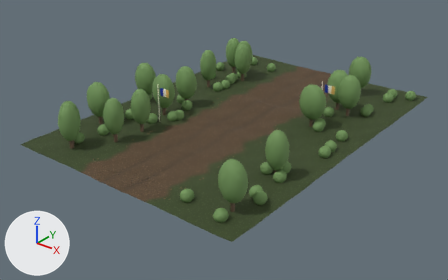
An edit to the glTF model public/rally/trial/v2/environment.glb, drawn before and after from the same camera.
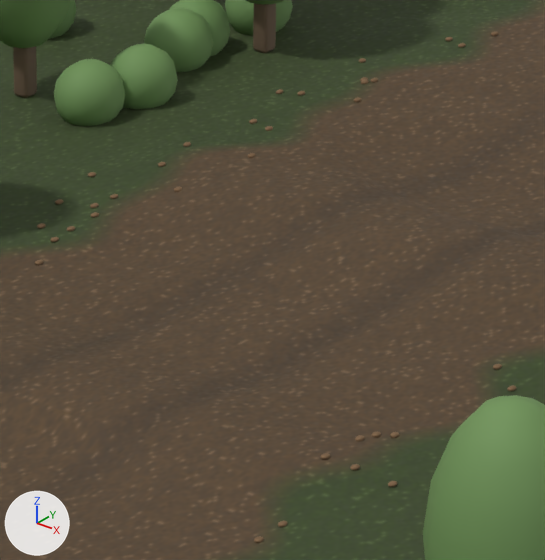
The first picture shows the older version from a 50 mm camera at (27.8, -37.0, 20.5) aimed at (-0.2, -2.0, -1.2). The close-ups show the older and then the newer version on the part from 46% to 63% of the width and 26% to 55% of the height of that picture. Only the edits that show in the close-ups are written down. Every picture has the same lights, and +X, +Y and +Z are marked at lower left. Where no turn or scale is listed for an object, it has been applied to the vertices. Vertices at exactly the same position are counted once.

The scene before the commit, as lines of its bpy script (objects in view):
```python
me_cube_072 = bpy.data.meshes.new('Cube.072')
me_cube_072.from_pydata(...)  # 384 vertices, 752 faces; spans x -0.03..10.55, y -0.03..8.73, z -1.6..1.6
me_cube_072.materials.append(mat_ivory_clay)  # white #f1efde
me_cube_073 = bpy.data.meshes.new('Cube.073')
me_cube_073.from_pydata(...)  # 192 vertices, 376 faces; spans x -0.15..9.85, y -0.02..8.72, z -0.32..0.32
me_cube_073.materials.append(mat_rally_blue_clay)  # blue #162f9e
me_cube_075 = bpy.data.meshes.new('Cube.075')
me_cube_075.from_pydata(...)  # 192 vertices, 376 faces; spans x -0.15..9.85, y -0.02..8.72, z -0.32..0.32
me_cube_075.materials.append(mat_clay_ochre)  # orange #d7af59
me_terrain = bpy.data.meshes.new('terrain')
me_terrain.from_pydata(...)  # 14241 vertices, 28000 faces; spans x -10.0..10.0, y -14.0..14.0, z -0.1..0.2
me_terrain.materials.append(mat_terrain_soil)
ob_clay_flag = bpy.data.objects.new('clay_flag', me_cube_073)
ob_clay_flag.location = (-4.4, -4.5, 2.65)
ob_clay_flag_002 = bpy.data.objects.new('clay_flag.002', me_cube_075)
ob_clay_flag_002.location = (-3.8, -4.5, 2.65)
ob_flag_pole = bpy.data.objects.new('flag_pole', me_cube_072)
ob_flag_pole.location = (-4.8, -4.5, 1.6)
ob_terrain = bpy.data.objects.new('terrain', me_terrain)
ob_terrain.location = (0.0, 0.0, 0.0)
# also in view: 'gravel' at (0.0, 0.0, 0.1); 'tree_trunk' at (-0.3, -0.6, 0.7); 'clay_tree' at (-0.1, 0.1, 1.7)
```
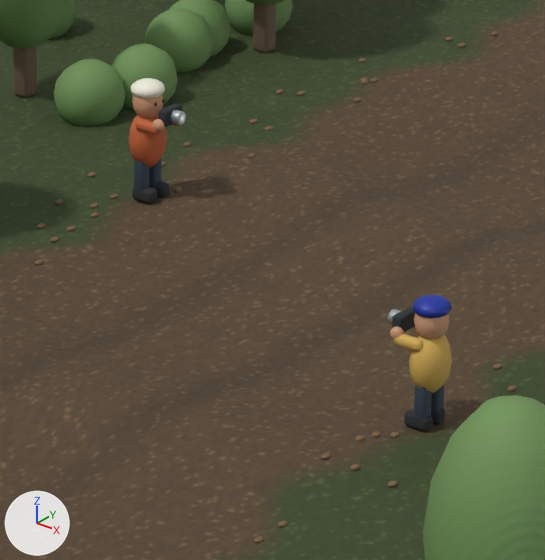
Where the change shows, as pixel boxes [x1, y1, x2, y2] in the close-ups (545 x 560 px):
'clay_flag.002', reshaped (not visible before): after [394, 328, 452, 393]
'spectator_boot', added: after [132, 99, 445, 432]
'spectator_head', added: after [132, 95, 449, 340]
'spectator_coat', added (brown): after [129, 115, 178, 167]
'spectator_leg', added: after [134, 159, 444, 420]
'clay_flag', reshaped (not visible before): after [413, 295, 452, 318]
'camera_lens', added: after [170, 110, 401, 324]
part 1 of me_cube_072, added: after [131, 78, 165, 98]
part 3 of me_cube_075, added (brown): after [409, 335, 452, 393]
part 4 of me_cube_075, added: after [394, 334, 423, 352]

The change, as a diff of the scene's bpy script:
```diff
--- a/public/rally/trial/v2/environment.glb.py
+++ b/public/rally/trial/v2/environment.glb.py
@@ mat_warm_clay_faces @@
+mat_warm_clay_faces = bpy.data.materials.new('Warm clay faces')
+# colours: brown #ce9b79
+# uses the picture img_handworked_clay_normal
@@ mat_terracotta_coats @@
+mat_terracotta_coats = bpy.data.materials.new('Terracotta coats')
+# colours: orange #c7653c
+# uses the picture img_handworked_clay_normal
@@ mat_navy_trousers @@
+mat_navy_trousers = bpy.data.materials.new('Navy trousers')
+# colours: dark blue #354252
+# uses the picture img_handworked_clay_normal
@@ me_cube_072 @@
-me_cube_072.from_pydata(...)  # 384 vertices, 752 faces; spans x -0.03..10.55, y -0.03..8.73, z -1.6..1.6
+me_cube_072.from_pydata(...)  # 748 vertices, 1464 faces; spans x -0.03..10.55, y -0.72..11.2, z -1.6..1.6
+# me_cube_072 part 1: a new loose piece, a UV sphere (12 segments, 8 rings, poles along z) spanning x 1.44..1.86, y 6.28..6.72, z -0.2..0.02, in mat_ivory_clay
+# other edits to the shape of me_cube_072 do not show in these pictures
 me_cube_072.materials.append(mat_ivory_clay)
@@ me_cube_073 @@
-me_cube_073.from_pydata(...)  # 192 vertices, 376 faces; spans x -0.15..9.85, y -0.02..8.72, z -0.32..0.32
+me_cube_073.from_pydata(...)  # 364 vertices, 712 faces; spans x -0.15..9.85, y -0.02..11.22, z -1.34..0.32
+# me_cube_073 part 2: a new loose piece, a UV sphere (12 segments, 8 rings, poles along z) spanning x 7.44..7.86, y 3.18..3.62, z -1.32..-1.1, in mat_rally_blue_clay
+# other edits to the shape of me_cube_073 do not show in these pictures
 me_cube_073.materials.append(mat_rally_blue_clay)
@@ me_cube_075 @@
-me_cube_075.from_pydata(...)  # 192 vertices, 376 faces; spans x -0.15..9.85, y -0.02..8.72, z -0.32..0.32
+me_cube_075.from_pydata(...)  # 652 vertices, 1276 faces; spans x -0.15..9.85, y -0.02..11.27, z -2.25..0.32
+# me_cube_075 part 3: a new loose piece, a UV sphere (12 segments, 8 rings, poles along z) spanning x 6.83..7.27, y 3.13..3.67, z -2.23..-1.49, in mat_clay_ochre
+# me_cube_075 part 4: a new loose piece of 96 vertices spanning x 6.71..7.07, y 3.14..3.28, z -1.68..-1.54, in mat_clay_ochre
+# other edits to the shape of me_cube_075 do not show in these pictures
 me_cube_075.materials.append(mat_clay_ochre)
@@ ob_camera_lens @@
+ob_camera_lens = bpy.data.objects.new('camera_lens', me_cylinder_008)  # 192 vertices, 376 faces; spans x -0.06..5.52, y -3.18..0.08, z -0.15..0.09; in mat_satin_alloy (grey #adb6ba)
+ob_camera_lens.location = (-2.68, 2.0, 1.25)
@@ ob_spectator_head @@
+ob_spectator_head = bpy.data.objects.new('spectator_head', me_sphere_173)  # a UV sphere (12 segments, 8 rings, poles along z) spanning x -0.19..0.19, y -0.2..0.2, z -0.23..0.23; a UV sphere (12 segments, 8 rings, poles along z) spanning x 0.24..0.4, y -0.26..-0.12, z -0.26..-0.1; a UV sphere (12 segments, 8 rings, poles along z) spanning x 0.24..0.4, y 0.12..0.26, z -0.26..-0.1; a UV sphere (12 segments, 8 rings, poles along z) spanning x 6.21..6.59, y -3.3..-2.9, z -0.3..0.16; a UV sphere (12 segments, 8 rings, poles along z) spanning x 6.0..6.16, y -3.36..-3.22, z -0.33..-0.17; a UV sphere (12 segments, 8 rings, poles along z) spanning x 6.0..6.16, y -2.98..-2.84, z -0.33..-0.17; a UV sphere (12 segments, 8 rings, poles along z) spanning x -0.29..0.09, y -7.2..-6.8, z -0.31..0.15; a UV sphere (12 segments, 8 rings, poles along z) spanning x 6.26..6.64, y 4.3..4.7, z -0.32..0.14
+ob_spectator_head.location = (-3.15, 2.0, 1.35)
@@ ob_spectator_coat @@
+ob_spectator_coat = bpy.data.objects.new('spectator_coat', me_sphere_172)  # 460 vertices, 900 faces; spans x -0.32..0.34, y -7.27..0.27, z -0.45..0.37
+ob_spectator_coat.location = (-3.15, 2.0, 0.86)
@@ ob_spectator_leg @@
+ob_spectator_leg = bpy.data.objects.new('spectator_leg', me_cube_081)  # 768 vertices, 1504 faces; spans x -0.18..6.53, y -7.08..4.82, z -0.31..0.22
+ob_spectator_leg.location = (-3.15, 1.88, 0.43)
@@ ob_spectator_boot @@
+ob_spectator_boot = bpy.data.objects.new('spectator_boot', me_cube_080)  # 1648 vertices, 3224 faces; spans x -0.26..6.51, y -7.08..4.82, z -0.18..1.22; in mat_soft_rubber (dark grey #2c3034)
+ob_spectator_boot.location = (-3.1, 1.88, 0.18)
```
